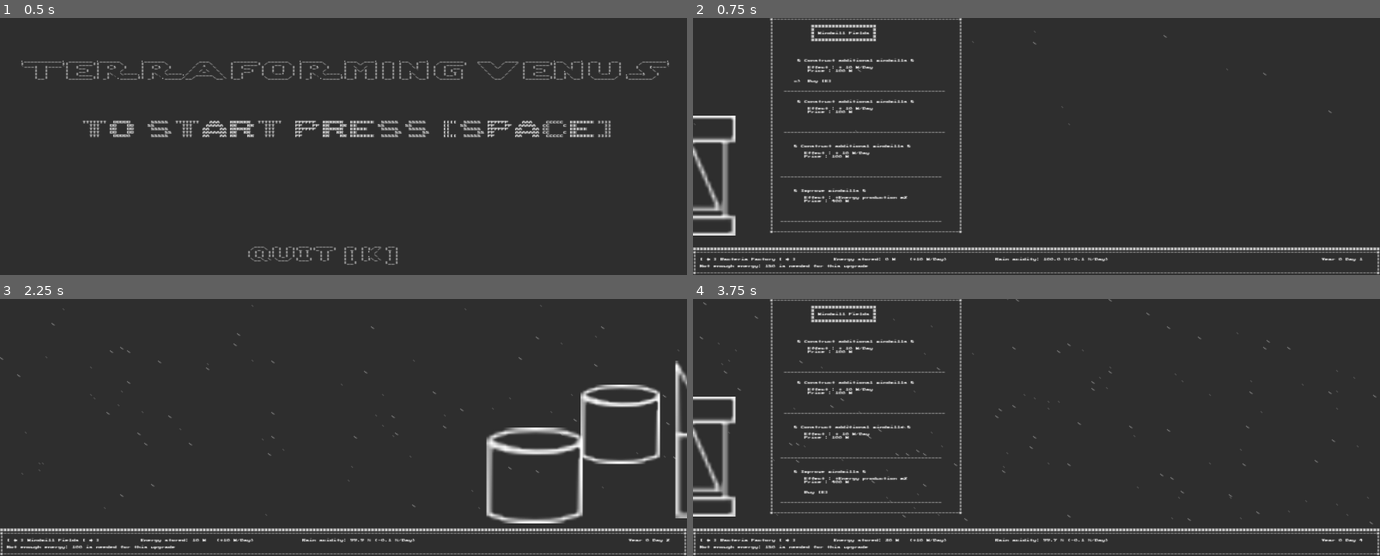
Above: before the commit, frames 1-4 (two rows, left to right).
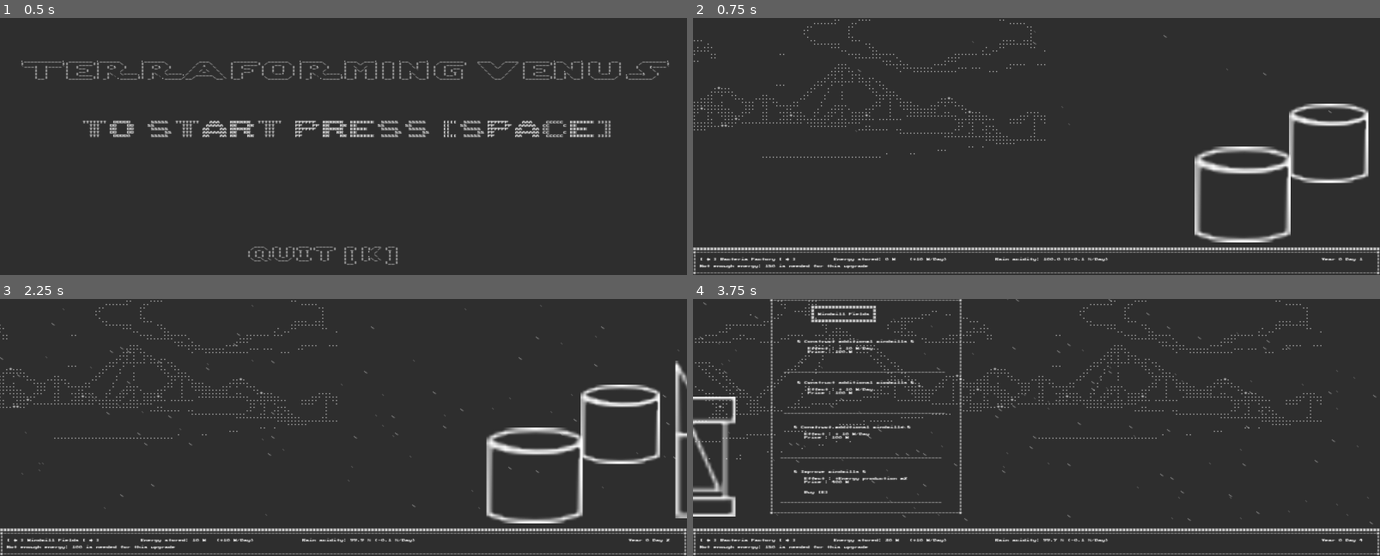
Above: after the commit, the same moments.

Repository: CreaJeu/terraforming-venus
Game: Godot game, scene res://scenes/main_menu.tscn
The game is run twice, just before and just after one commit, with the same random seed, the same clock (stepped at 60 frames per second) and the same inputs.
Inputs:
- Up to frame 1 (0.5 s): no input
- Up to frame 2 (0.75 s): tap Enter at 0.5 s; hold D (right) from 0.53 s (still down); tap E (ok) at 0.6 s
- Up to frame 3 (2.25 s): release D (right) at 1.28 s; hold S (down) 1.28-2.03 s; tap Space (start) at 1.35, 2 s; hold D (right) from 2.03 s (still down); tap E (ok) at 2.1 s
- Up to frame 4 (3.75 s): release D (right) at 2.78 s; hold Z (up) 2.78-3.53 s; tap Space (start) at 2.85 s; hold Q (left) from 3.53 s (still down); tap E (ok) at 3.6 s

Frame 1 is identical in both runs. In frame 2, 6.6% of the frame differs, in the area x 0-99%, y 0-88%; in frame 3, 0.7%; in frame 4, 1.3%.

Commit message:
wip landscape, transparent_char

Diff:
--- a/scenes/building.tscn
+++ b/scenes/building.tscn
@@ -74,6 +74,7 @@
 |                                                      |
 *------------------------------------------------------*"
 label_settings = ExtResource("1_n8bkc")
+metadata/transparent_char = "$"
 
 [node name="title_Label" type="Label" parent="." unique_id=1957932454]
 offset_left = 151.0
--- a/scenes/main.tscn
+++ b/scenes/main.tscn
@@ -22,6 +22,7 @@
 [node name="main_Node" type="Node" unique_id=767560022]
 
 [node name="Camera2D" type="Camera2D" parent="." unique_id=1012836297]
+position = Vector2(141, 0)
 anchor_mode = 0
 script = ExtResource("5_o6xl0")
 
@@ -30,6 +31,60 @@
 
 [node name="ui_bar" parent="Camera2D" unique_id=1323076745 instance=ExtResource("3_tbgi4")]
 position = Vector2(0, 67)
+
+[node name="landscape_Label" type="Label" parent="." unique_id=152994023]
+offset_right = 300.0
+offset_bottom = 49.0
+text = "                                         ...        ...                         .       ..                                                   ..       ...                                                                                     ..     ....                                     ..
+    ..                            ....  ..            .......                   .        ..                                                   ..      ...                                                                               .......    ..                                            .....
+   .  .                         .....                        ..                 ..        ..                                                   .     ....                                                                             ..          ..                                                  ..
+                             .......                          .....               ....  ..  .....                                                 ......                                  ..                                         ..           .                                                    .
+                          .. ..                              .     ..               .......     ..                                   .       ..      ..                                ...    ..                                     .            .                                                    .
+                          .  ..                               ..    ...                   ..     ..                                         ..         ..                        .......           ..                                 .           ..                                                   .
+                          .  ...                                .   ...                     ..    ...                                    ...             ..                   .......                ...                               ..          ...                                         ....  ...
+                           .........                           .......                        .............                   ............                ..                 .   ..                      .                              ........       ..                                     ..........
+                               .. ..                          ..    ...                          ........  .                  ..                           .  ..             .   ..                   . ...                                  ...        ..                                .   ..       ..
+                                 ...... ..            ...  ....       ..                                 ....               ...                            . .....             ... ..               ......                                      ..       ..                              .  ..             .
+                            ..       ......          ...               ..                                ........       ....      ..            .....   ... .......              .....         .......    ..                  ..                  ....   .......                 ....... ...
+                           .....         ...      ....           ...  ..                                    .. .........        ... ...       ...          ... .  ..                   ..    ....         ..                                        ........    .              ....
+                          ... ...          .......    ...........                                            ... ...............        ......            .... .   ..  .                ...............                                                     ...  .            ....
+                         ...    ..                                   ..                                        ..                                       ... .  .    ......                                                                     ...           .......       ....                  .....   ...
+                        .. .     ..  ..                                                                       . ..                                     ..  ..         .  ..                                                                   .....             . .........       ... ...       ..
+                       .. .       ......                                                                     ... ..                                   ...  . ... .. ....  ..                                                                 .... ..             .   .............         ...
+                      .. ..         .  ..                                                                  ...    ..                                 ..   .             .  ..                                                               ... .  ...
+                    ...  . ..  .. ..    ..                                                                .. .     ..                               ..    .              ..  .                                                             .. . .  . .. ..
+                   ..                ... ...                                                             .. .       ......                         ..    .                ..  ..                                                         ... ....... .... ..
+                  ..                  ...  ..                                                           ..  .         .  ..                       ..     .                 ..  ..                                            ...        ...  .  .      ..  ..
+                 ..    .            ....    ..        ...                                             .... .  ..       ..  ..                   ...     .                   ..  ..                         .+...                       ..   .           ..  ..
+                ..     .            .. .   ..+.     ......                   ...                     ..   ..            ..  ..                 ..       .                    ..  ..                       .......                     ..    .   .        ..  ...
+               ..     .  ...       ..  .   ....+.  ....  ....              .+. ...                  ..    .              ..  ..               ..                              ..  ..          ...+.      ..  .  ..       ..          ..    .    .         .......
+             .+.     . ....  .    ..   .     ...+...       ....           ..     ..                ..                     ..  ..             ..        .                     ..... ...       .. ..+.   ....      ...   ......       ..     .    .          .. . ..           ..+.
+            ..       . .. .   .....    .      .......      . ...        ...       ..              ..     .                  .  ..           ..        .                     .. .    ...     ..  . .........  .     ....  .. ..    ..      .               ..  .  ....       ......
+           ..       ....  .   .....    .       ....         ......     ...         .....         ..                ...       .. ..        ...        ..                    ... .  ....+.   ...  .  ...........      ...  ..  .......      .   ....       ...  .  ......   ... .  ...
+          .. ..    ....   .    ..+     .       ...             ...    ..             .. ..     ...               .. . ..      .. ...     ...         .                   ...   .   .........    .    ..+........    ...   .     ..       .   .... .    ...    .   ..........       ..
+..       .. .....  ....   .    ..      .       .               .... ...                ....   ...      .        ..  .   ...    .. ...   ..          .                    ..... .    .......     .    ..  .. .....  ...   ..   .......   ..  ... .  ......     .     ........  ..    .+...             ....
+ ..     +. .. . ......    .   ..       .       .                 ....                   .. ....                ..   .   .....  ....... ..           .                 .....    .     .....      .  ...   .   .......     ..    ..+....  .  ...  .  ....+.     .    ...............   ......         ... ....
+.. .. .+. ..  .  ....     . ... ......   .......      .         ......                    ....     .....       ..   .   ... .... .   ...           .          ........          ..........      .  ...   ..   ...+.      ..   .... ..........  ... ....... .......               ............    .....  . ..
+ .. ..+. ..   .  ...      ......                 .......         ..  ..                            ...  .     ..    .     .. ..  .  ....          ..   ........                           .......... ......  ..... .................. ...... .........                            .. ..  .       ....   .  .
+   ...   ..   .       .....                              .......  .....                           .. .  ......      .      .+.   .   ..... ..   .......                                              ........++..                      ...........     ..                         ..  .   ...           .
+        ..   ........                                            ...++.                          ..  .   ....       .      ...   .   ..........                                                    ......                                            .........  ..               ..   .  .. ..          .
+...    ..  .....                                                        ........                ..   .    ...       .     ... . ........                                                  ......                                                                 ................    ..   .. ..         .
+     ...                                                                        ........         .   .     ..       .    ......                                                  .......                                                                                      ...................      ..
+                   .........                                                            .................................                                             . .......                                                                                                           ..................
+                              ..........                                                                                                                       ........                                                                                                                      ......
+                                           .......... .  ..                                                                                            ........                                                                                                                      ..  .
+   ..  ..                                               ........                                                                               .......                                                                                                                      ...
+         .  ..                                                      ......... .                                                     .........                                                                                                                .      ..
+              ...                              .                                ...........                                  ........                                                                                    ...................................
+                  ...              .  ..             ...                                     ..........              ........                                 .   .
+                        ...   ...                           ...                                           ..........                                     ..
+                                                                   ..                                                                               .
+                                                                          ...                                                             .   .
+                                                                                 ..                                               .
+                                                                                         ..                              .    .  ..
+                                                                                               .
+                                                                                                      ..                                                                                                                                                                                                    "
+label_settings = ExtResource("4_jbj1t")
 
 [node name="Windmills" parent="." unique_id=909114598 instance=ExtResource("4_jyhfs")]
 title = "Windmill Fields"
@@ -161,6 +216,7 @@
                                                    |__|                                    |__|
                                                                                                  "
 label_settings = ExtResource("4_jbj1t")
+metadata/transparent_char = "$"
 
 [node name="BlinkLabel" parent="victory_Node2D/restart_Label" unique_id=1665782607 instance=ExtResource("16_muem4")]
 
@@ -178,6 +234,7 @@
                               |__|        |__|
                                                 "
 label_settings = ExtResource("4_jbj1t")
+metadata/transparent_char = "$"
 
 [node name="gameState_Node" type="Node" parent="." unique_id=2142190266 node_paths=PackedStringArray("all_buildings", "camera", "ui_bar")]
 script = ExtResource("2_sugp2")
--- a/scenes/main_menu.tscn
+++ b/scenes/main_menu.tscn
@@ -50,6 +50,7 @@
                               |__|        |__|
                                                 "
 label_settings = ExtResource("1_l6cm7")
+metadata/transparent_char = "$"
 
 [node name="MenuCamera_Camera2D" type="Camera2D" parent="." unique_id=1356524813]
 anchor_mode = 0
--- /dev/null
+++ b/scripts/landscapel.gd
@@ -0,0 +1,22 @@
+extends Label
+
+#quick and dirty parallax
+
+#@export var building_first_Node2D: Node2D
+#@export var building_last_Node2D: Node2D
+@export var camera_Node2D: Node2D
+
+var building_x_dist: float
+var parallax_max_x: float
+
+func _ready() -> void:
+	#building_first_Node2D = $"../Windmills"
+	var building_last_Node2D = $"../bacteria_factory"
+	camera_Node2D = $"../Camera2D"
+	building_x_dist = building_last_Node2D.position.x #- building_first_Node2D.position.x
+	parallax_max_x = building_x_dist - 65
+
+func _process(_delta: float) -> void:
+	var cam_x: float = camera_Node2D.position.x
+	var ratio: float = cam_x / building_x_dist
+	position.x = ratio * parallax_max_x
Not shown, added: scripts/landscapel.gd.uid
Not shown, changed: .gitignore
Not shown, changed: cluige_only/RainParticle.c
